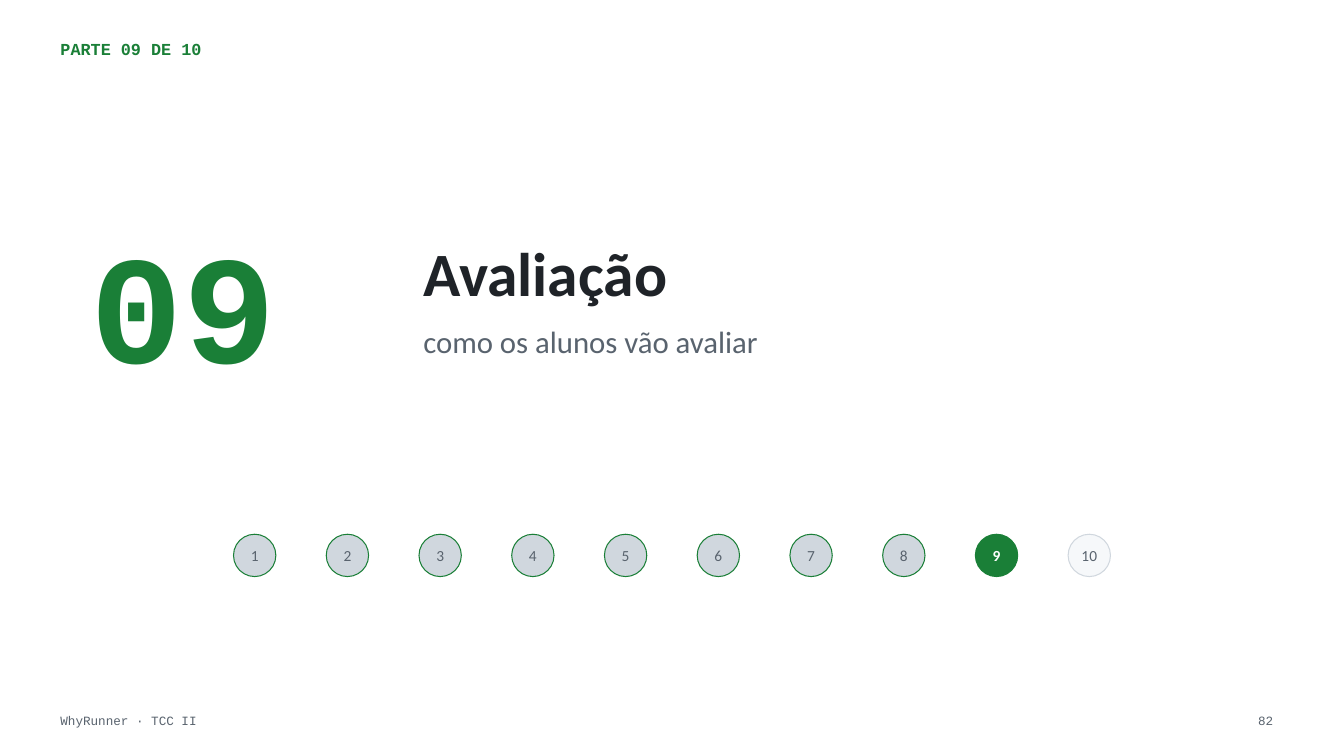
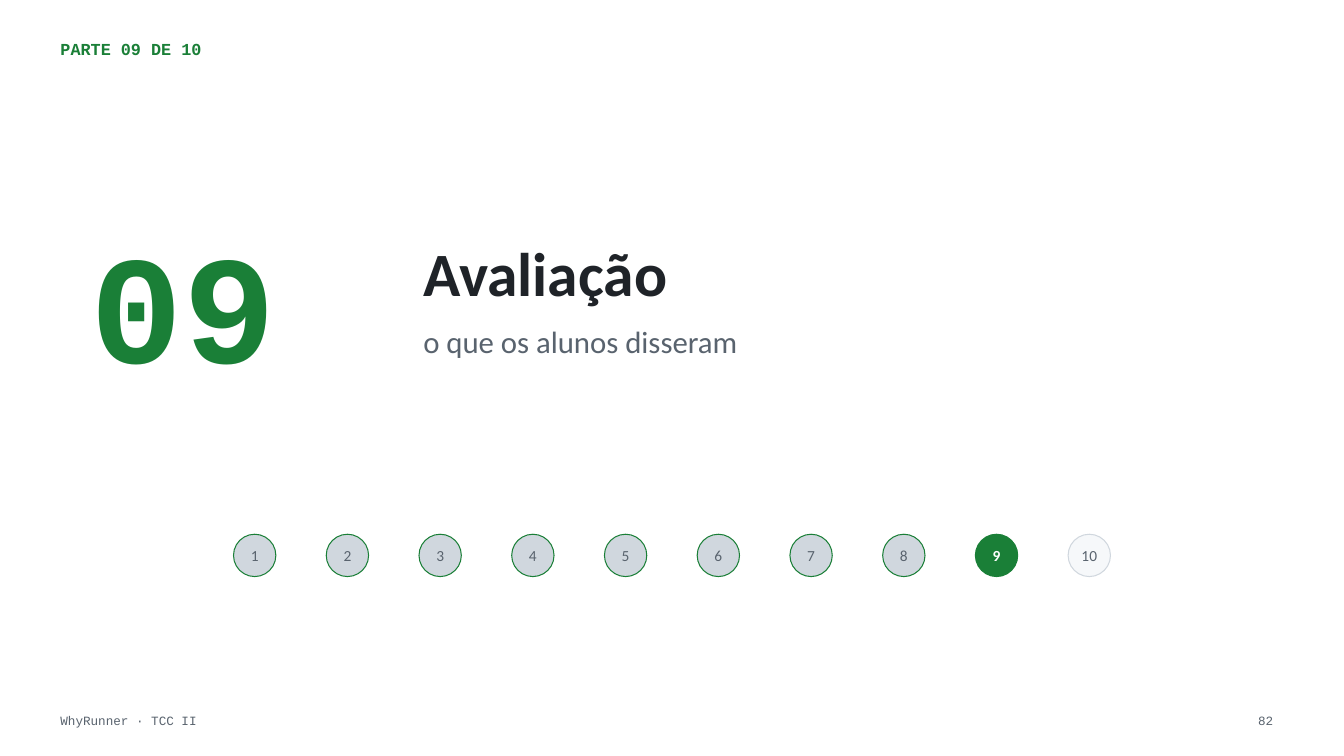
Before and after one commit to whowon2/why-runner, a slide deck: slide 82 of WhyRunner — Apresentação TCC II v5.pptx. Drawn at 1344x756 pixels with LibreOffice and Linux fonts; fonts in the diff are those of the drawing. Boxes give left, top, right and bottom in pixels: in the first picture for what was removed or moved away, otherwise in the second. Text is boxed around its words. In the diff, an @@ line names an element or a change of style, - is before the commit and + after.

```diff
--- a/WhyRunner — Apresentação TCC II v5.pptx
+++ b/WhyRunner — Apresentação TCC II v5.pptx
@@ text at (423,331,737,358): text changed @@
-como os alunos vão avaliar
+o que os alunos disseram
```
Also in this commit, not shown: 6 other slides changed, 6 slides added, 3 slides removed, 16 other files.
